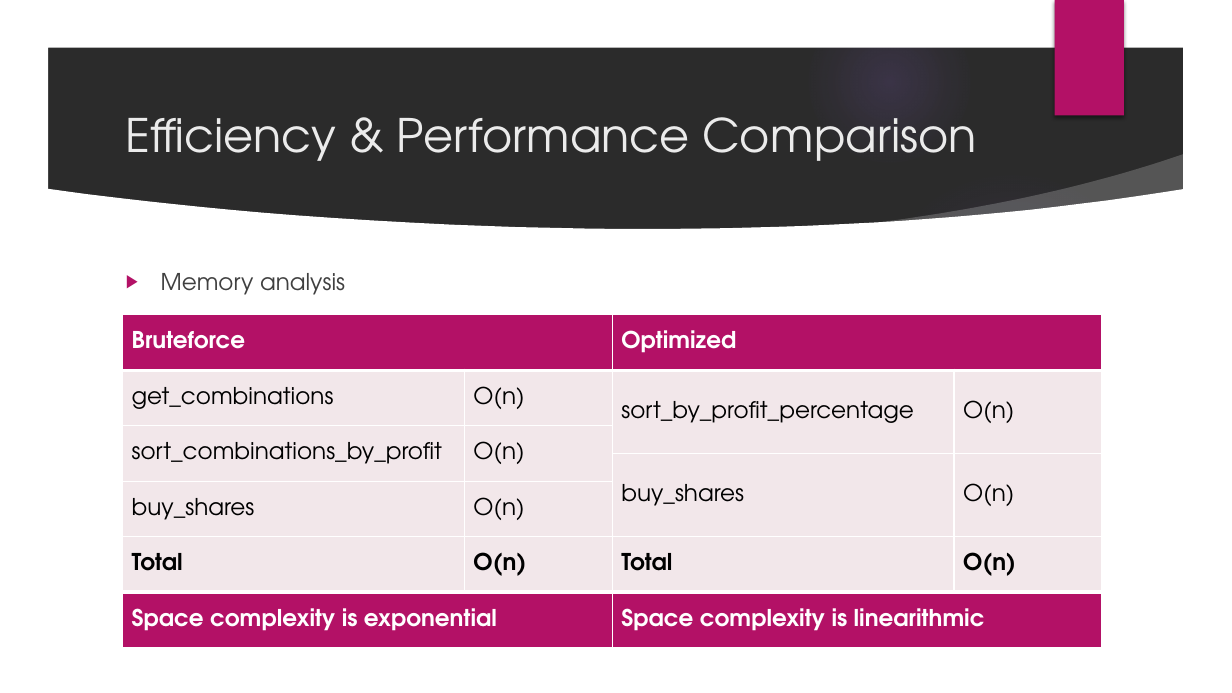
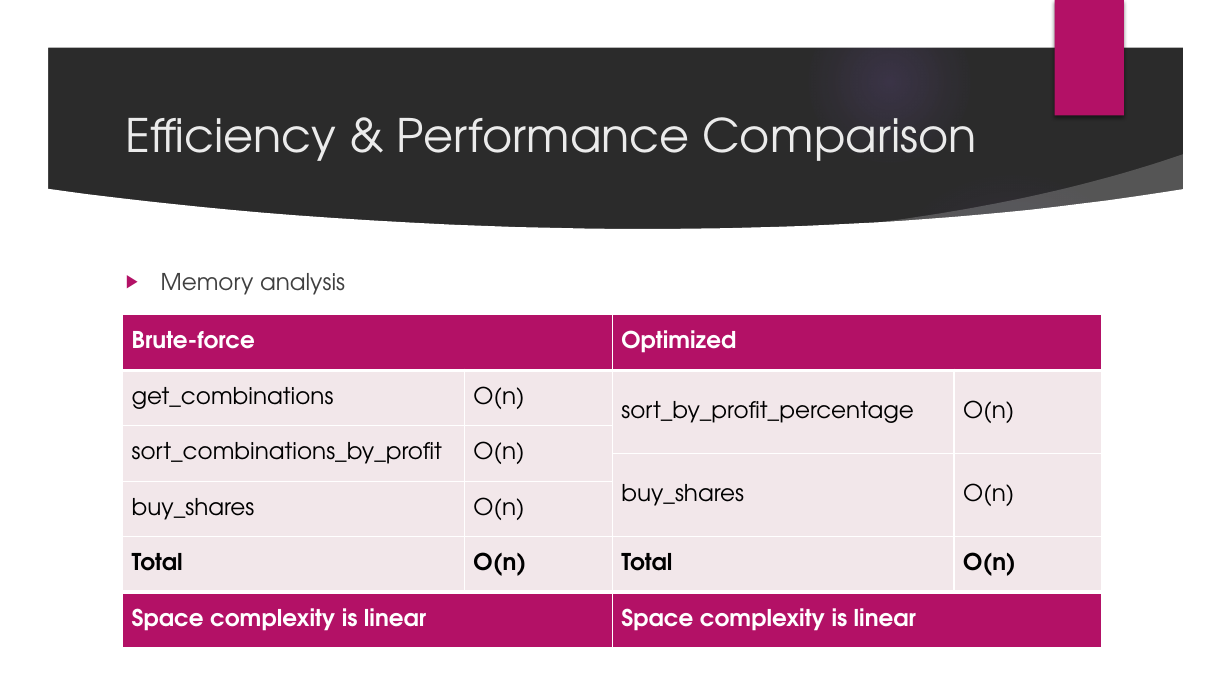
Before and after one commit to franfif/algoinvest-trade, a slide deck: slide 12 of Project7_Presentation.pptx. Drawn at 1232x693 pixels with LibreOffice and Linux fonts; fonts in the diff are those of the drawing; background and template pictures are left out; a plain dark background stands for a picture behind light text. Boxes give left, top, right and bottom in pixels: in the first picture for what was removed or moved away, otherwise in the second. Text is boxed around its words. In the diff, an @@ line names an element or a change of style, - is before the commit and + after.

```diff
--- a/Project7_Presentation.pptx
+++ b/Project7_Presentation.pptx
@@ table at (122,315,1102,648) @@
-row 1, column 1: Bruteforce
+row 1, column 1: Brute-force
-row 7, column 1: Space complexity is exponential
+row 7, column 1: Space complexity is linear
-row 7, column 3: Space complexity is linearithmic
+row 7, column 3: Space complexity is linear
```
Also in this commit, not shown: 10 other slides changed, 3 slides added, 3 slides removed.
